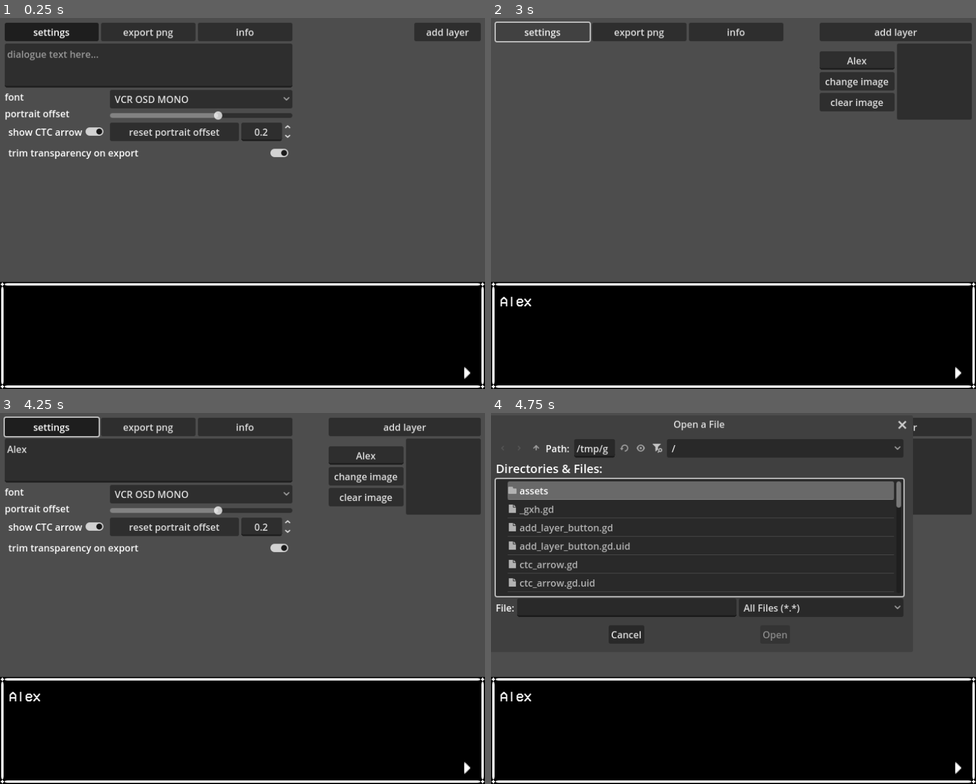
Above: before the commit, frames 1-4 (two rows, left to right).
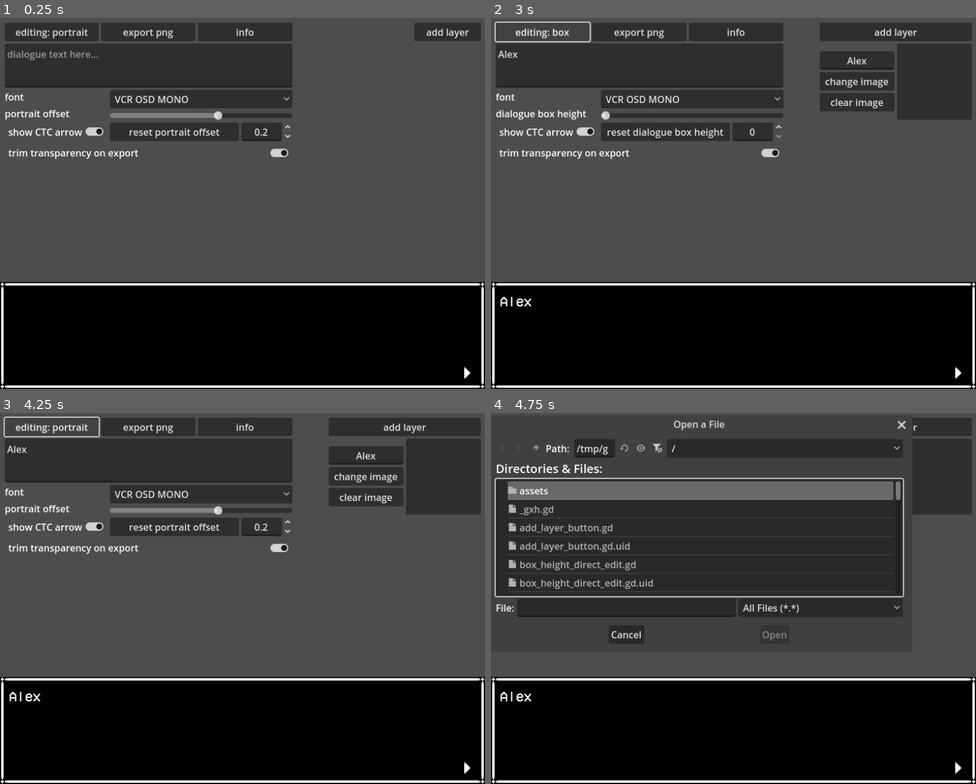
Above: after the commit, the same moments.

Repository: goldstargloww/custom-isat-dialogue-maker
Game: Godot game, scene res://main.tscn
Same seed, same stepped clock (60 frames per second), same inputs: the game is played once before the commit and once after it.
Inputs (mouse positions are in pixels of both pictures, inside the frame that each line leads up to):
- Up to frame 1 (0.25 s): no input
- Up to frame 2 (3 s): click (641, 66) at 0.52 s; type "Alex" at 0.6 s; click "add layer" at 1.25 s; click (854, 58) at 2.02 s; type "Alex" at 2.1 s; click (544, 32) at 2.75 s, where only the run after the commit has a clickable "editing: portrait"
- Up to frame 3 (4.25 s): click (53, 427) at 3.5 s, where only the run after the commit has a clickable "editing: box"
- Up to frame 4 (4.75 s): click "change image" at 4.25 s

The runs differ from the first frame. In frame 1, 0.2% of the frame differs, in the area x 3-19%, y 2-6%; in frame 2, 12%, in the area x 1-61%, y 2-38%; in frame 3, 0.9%; in frame 4, 1.0%.

Commit message:
dialogue box height slider

Diff:
--- /dev/null
+++ b/box_height_direct_edit.gd
@@ -0,0 +1,17 @@
+extends SpinBox
+
+
+func _ready():
+	pass
+
+
+func _process(_delta):
+	pass
+
+
+func _on_box_height_slider_value_changed(new_value):
+	value = new_value
+
+
+func _on_reset_box_height_button_pressed():
+	value = 0
--- /dev/null
+++ b/box_height_label.gd
@@ -0,0 +1,16 @@
+extends Label
+
+
+func _ready():
+	pass
+
+
+func _process(_delta):
+	pass
+
+
+func _on_mode_button_pressed():
+	if visible:
+		hide()
+	else:
+		show()
--- /dev/null
+++ b/box_height_slider.gd
@@ -0,0 +1,24 @@
+extends HSlider
+
+
+func _ready():
+	pass
+
+
+func _process(_delta):
+	pass
+
+
+func _on_box_height_direct_edit_value_changed(new_value):
+	value = new_value
+
+
+func _on_reset_box_height_button_pressed():
+	value = 0
+
+
+func _on_mode_button_pressed():
+	if visible:
+		hide()
+	else:
+		show()
--- /dev/null
+++ b/box_height_slider_details.gd
@@ -0,0 +1,16 @@
+extends HBoxContainer
+
+
+func _ready():
+	pass
+
+
+func _process(_delta):
+	pass
+
+
+func _on_mode_button_pressed():
+	if visible:
+		hide()
+	else:
+		show()
--- a/ctc_arrow.gd
+++ b/ctc_arrow.gd
@@ -14,3 +14,7 @@
 		show()
 	else:
 		hide()
+
+
+func _on_box_height_slider_value_changed(value):
+	position.y = 153 - value
--- /dev/null
+++ b/dialogue_box.gd
@@ -0,0 +1,13 @@
+extends NinePatchRect
+
+
+func _ready():
+	pass
+
+
+func _process(_delta):
+	pass
+
+
+func _on_box_height_slider_value_changed(value):
+	size.y = 180 - value
--- a/dialogue_text.gd
+++ b/dialogue_text.gd
@@ -60,3 +60,8 @@
 		add_theme_font_override("italics_font", crt)
 		add_theme_font_override("bold_font", crt)
 		add_theme_font_override("bold_italics_font", crt)
+
+
+
+func _on_box_height_slider_value_changed(value):
+	size.y = 142 - value
--- a/main.tscn
+++ b/main.tscn
@@ -6,13 +6,21 @@
 [ext_resource type="Script" uid="uid://df0lqq22oaloi" path="res://portrait.gd" id="3_1bvp3"]
 [ext_resource type="FontFile" uid="uid://dkn0hdw2ht4pa" path="res://assets/VCR_OSD_MONO.ttf" id="3_7mycd"]
 [ext_resource type="Script" uid="uid://wbi8vhbcua7b" path="res://ctc_arrow.gd" id="3_272bh"]
+[ext_resource type="Script" uid="uid://cpqtb0708mq6f" path="res://dialogue_box.gd" id="3_getpj"]
 [ext_resource type="Script" uid="uid://75wqarapnjr3" path="res://add_layer_button.gd" id="3_h2yge"]
 [ext_resource type="Script" uid="uid://wsmuyef3rt3r" path="res://dialogue_text.gd" id="3_lquwl"]
 [ext_resource type="Script" uid="uid://6jb5airgylga" path="res://in_settings_v_box.gd" id="8_5vw27"]
+[ext_resource type="Script" uid="uid://c5vjice3a8eai" path="res://mode_button.gd" id="9_2cqfq"]
 [ext_resource type="Script" uid="uid://prbdseeevms1" path="res://offset_slider.gd" id="9_kek77"]
 [ext_resource type="Script" uid="uid://veiaxuieqtvu" path="res://offset_direct_edit.gd" id="10_4c57u"]
+[ext_resource type="Script" uid="uid://n0p32kte0umw" path="res://offset_label.gd" id="10_vivmo"]
 [ext_resource type="Script" uid="uid://dhj67xuc1uo8y" path="res://export_png_dialog.gd" id="11_efxa6"]
+[ext_resource type="Script" uid="uid://c44aavrqimbqp" path="res://offset_slider_details.gd" id="11_w48qg"]
+[ext_resource type="Script" uid="uid://5c52rjeqmoap" path="res://box_height_label.gd" id="12_82xsv"]
 [ext_resource type="Script" uid="uid://c4x40n4q74v56" path="res://popup_panel.gd" id="13_ycdy4"]
+[ext_resource type="Script" uid="uid://bywfoxyhfjhfx" path="res://box_height_slider.gd" id="15_yaehf"]
+[ext_resource type="Script" uid="uid://g1je33tyqfpe" path="res://box_height_direct_edit.gd" id="16_074og"]
+[ext_resource type="Script" uid="uid://5jrrqnrya0du" path="res://box_height_slider_details.gd" id="16_cegan"]
 
 [sub_resource type="AtlasTexture" id="AtlasTexture_1bvp3"]
 atlas = ExtResource("2_h2yge")
@@ -76,13 +84,12 @@
 [node name="Camera2D" type="Camera2D" parent="SubViewportContainer/SubViewport"]
 anchor_mode = 0
 
-[node name="NinePatchRect" type="NinePatchRect" parent="SubViewportContainer/SubViewport"]
-custom_minimum_size = Vector2(816, 180)
+[node name="DialogueBox" type="NinePatchRect" parent="SubViewportContainer/SubViewport"]
 anchors_preset = 12
 anchor_top = 1.0
 anchor_right = 1.0
 anchor_bottom = 1.0
-offset_top = -26.0
+offset_top = -180.0
 grow_horizontal = 2
 grow_vertical = 0
 texture = ExtResource("1_0xm2m")
@@ -90,13 +97,14 @@
 patch_margin_top = 13
 patch_margin_right = 13
 patch_margin_bottom = 13
-
-[node name="CTCArrow" type="AnimatedSprite2D" parent="SubViewportContainer/SubViewport/NinePatchRect"]
+script = ExtResource("3_getpj")
+
+[node name="CTCArrow" type="AnimatedSprite2D" parent="SubViewportContainer/SubViewport/DialogueBox"]
 position = Vector2(784, 153)
 sprite_frames = SubResource("SpriteFrames_5vw27")
 script = ExtResource("3_272bh")
 
-[node name="DialogueText" type="RichTextLabel" parent="SubViewportContainer/SubViewport/NinePatchRect"]
+[node name="DialogueText" type="RichTextLabel" parent="SubViewportContainer/SubViewport/DialogueBox"]
 z_index = 1
 layout_mode = 0
 offset_left = 15.0
@@ -169,7 +177,14 @@
 [node name="TopButtonsHBox" type="HBoxContainer" parent="SettingsMarginContainer/SettingsVBox"]
 layout_mode = 2
 
+[node name="ModeButton" type="Button" parent="SettingsMarginContainer/SettingsVBox/TopButtonsHBox"]
+layout_mode = 2
+size_flags_horizontal = 3
+text = "editing: portrait"
+script = ExtResource("9_2cqfq")
+
 [node name="SettingsButton" type="Button" parent="SettingsMarginContainer/SettingsVBox/TopButtonsHBox"]
+visible = false
 layout_mode = 2
 size_flags_horizontal = 3
 toggle_mode = true
@@ -211,9 +226,16 @@
 size_flags_vertical = 6
 text = "font"
 
-[node name="Label" type="Label" parent="SettingsMarginContainer/SettingsVBox/InSettingsVBox/SettingsHBox/SettingsLeft"]
+[node name="OffsetLabel" type="Label" parent="SettingsMarginContainer/SettingsVBox/InSettingsVBox/SettingsHBox/SettingsLeft"]
 layout_mode = 2
 text = "portrait offset"
+script = ExtResource("10_vivmo")
+
+[node name="BoxHeightLabel" type="Label" parent="SettingsMarginContainer/SettingsVBox/InSettingsVBox/SettingsHBox/SettingsLeft"]
+visible = false
+layout_mode = 2
+text = "dialogue box height"
+script = ExtResource("12_82xsv")
 
 [node name="CTCVisibleButton" type="CheckButton" parent="SettingsMarginContainer/SettingsVBox/InSettingsVBox/SettingsHBox/SettingsLeft"]
 layout_mode = 2
@@ -244,6 +266,7 @@
 
 [node name="OffsetSliderDetails" type="HBoxContainer" parent="SettingsMarginContainer/SettingsVBox/InSettingsVBox/SettingsHBox/SettingsRight"]
 layout_mode = 2
+script = ExtResource("11_w48qg")
 
 [node name="ResetOffsetButton" type="Button" parent="SettingsMarginContainer/SettingsVBox/InSettingsVBox/SettingsHBox/SettingsRight/OffsetSliderDetails"]
 layout_mode = 2
@@ -257,6 +280,29 @@
 step = 0.01
 alignment = 1
 script = ExtResource("10_4c57u")
+
+[node name="BoxHeightSlider" type="HSlider" parent="SettingsMarginContainer/SettingsVBox/InSettingsVBox/SettingsHBox/SettingsRight"]
+visible = false
+layout_mode = 2
+max_value = 130.0
+script = ExtResource("15_yaehf")
+
+[node name="BoxHeightSliderDetails" type="HBoxContainer" parent="SettingsMarginContainer/SettingsVBox/InSettingsVBox/SettingsHBox/SettingsRight"]
+visible = false
+layout_mode = 2
+script = ExtResource("16_cegan")
+
+[node name="ResetBoxHeightButton" type="Button" parent="SettingsMarginContainer/SettingsVBox/InSettingsVBox/SettingsHBox/SettingsRight/BoxHeightSliderDetails"]
+layout_mode = 2
+size_flags_horizontal = 3
+text = "reset dialogue box height"
+
+[node name="BoxHeightDirectEdit" type="SpinBox" parent="SettingsMarginContainer/SettingsVBox/InSettingsVBox/SettingsHBox/SettingsRight/BoxHeightSliderDetails"]
+layout_mode = 2
+max_value = 130.0
+rounded = true
+alignment = 1
+script = ExtResource("16_074og")
 
 [node name="CheckButton" type="CheckButton" parent="SettingsMarginContainer/SettingsVBox/InSettingsVBox"]
 layout_mode = 2
@@ -495,19 +541,33 @@
 horizontal_alignment = 1
 vertical_alignment = 1
 
-[connection signal="has_portrait" from="SubViewportContainer/SubViewport/Portrait" to="SubViewportContainer/SubViewport/NinePatchRect/DialogueText" method="_on_portrait_has_portrait"]
+[connection signal="has_portrait" from="SubViewportContainer/SubViewport/Portrait" to="SubViewportContainer/SubViewport/DialogueBox/DialogueText" method="_on_portrait_has_portrait"]
 [connection signal="pressed" from="LayersMarginContainer/ScrollContainer/LayersVBox/AddLayerButton" to="LayersMarginContainer/ScrollContainer/LayersVBox/AddLayerButton" method="_on_pressed"]
+[connection signal="pressed" from="SettingsMarginContainer/SettingsVBox/TopButtonsHBox/ModeButton" to="SettingsMarginContainer/SettingsVBox/InSettingsVBox/SettingsHBox/SettingsLeft/OffsetLabel" method="_on_mode_button_pressed"]
+[connection signal="pressed" from="SettingsMarginContainer/SettingsVBox/TopButtonsHBox/ModeButton" to="SettingsMarginContainer/SettingsVBox/InSettingsVBox/SettingsHBox/SettingsRight/OffsetSlider" method="_on_mode_button_pressed"]
+[connection signal="pressed" from="SettingsMarginContainer/SettingsVBox/TopButtonsHBox/ModeButton" to="SettingsMarginContainer/SettingsVBox/InSettingsVBox/SettingsHBox/SettingsRight/OffsetSliderDetails" method="_on_mode_button_pressed"]
+[connection signal="pressed" from="SettingsMarginContainer/SettingsVBox/TopButtonsHBox/ModeButton" to="SettingsMarginContainer/SettingsVBox/TopButtonsHBox/ModeButton" method="_on_pressed"]
+[connection signal="pressed" from="SettingsMarginContainer/SettingsVBox/TopButtonsHBox/ModeButton" to="SettingsMarginContainer/SettingsVBox/InSettingsVBox/SettingsHBox/SettingsLeft/BoxHeightLabel" method="_on_mode_button_pressed"]
+[connection signal="pressed" from="SettingsMarginContainer/SettingsVBox/TopButtonsHBox/ModeButton" to="SettingsMarginContainer/SettingsVBox/InSettingsVBox/SettingsHBox/SettingsRight/BoxHeightSlider" method="_on_mode_button_pressed"]
+[connection signal="pressed" from="SettingsMarginContainer/SettingsVBox/TopButtonsHBox/ModeButton" to="SettingsMarginContainer/SettingsVBox/InSettingsVBox/SettingsHBox/SettingsRight/BoxHeightSliderDetails" method="_on_mode_button_pressed"]
 [connection signal="toggled" from="SettingsMarginContainer/SettingsVBox/TopButtonsHBox/SettingsButton" to="SettingsMarginContainer/SettingsVBox/InSettingsVBox" method="_on_settings_button_toggled"]
 [connection signal="pressed" from="SettingsMarginContainer/SettingsVBox/TopButtonsHBox/ExportPNGButton" to="ExportPNGDialog" method="_on_export_png_button_pressed"]
 [connection signal="pressed" from="SettingsMarginContainer/SettingsVBox/TopButtonsHBox/InfoButton" to="PopupPanel" method="_on_info_button_pressed"]
-[connection signal="text_changed" from="SettingsMarginContainer/SettingsVBox/InSettingsVBox/TextEdit" to="SubViewportContainer/SubViewport/NinePatchRect/DialogueText" method="_on_text_edit_text_changed"]
-[connection signal="toggled" from="SettingsMarginContainer/SettingsVBox/InSettingsVBox/SettingsHBox/SettingsLeft/CTCVisibleButton" to="SubViewportContainer/SubViewport/NinePatchRect/CTCArrow" method="_on_ctc_visible_button_toggled"]
-[connection signal="item_selected" from="SettingsMarginContainer/SettingsVBox/InSettingsVBox/SettingsHBox/SettingsRight/FontSettingsOption" to="SubViewportContainer/SubViewport/NinePatchRect/DialogueText" method="_on_font_settings_option_item_selected"]
+[connection signal="text_changed" from="SettingsMarginContainer/SettingsVBox/InSettingsVBox/TextEdit" to="SubViewportContainer/SubViewport/DialogueBox/DialogueText" method="_on_text_edit_text_changed"]
+[connection signal="toggled" from="SettingsMarginContainer/SettingsVBox/InSettingsVBox/SettingsHBox/SettingsLeft/CTCVisibleButton" to="SubViewportContainer/SubViewport/DialogueBox/CTCArrow" method="_on_ctc_visible_button_toggled"]
+[connection signal="item_selected" from="SettingsMarginContainer/SettingsVBox/InSettingsVBox/SettingsHBox/SettingsRight/FontSettingsOption" to="SubViewportContainer/SubViewport/DialogueBox/DialogueText" method="_on_font_settings_option_item_selected"]
 [connection signal="value_changed" from="SettingsMarginContainer/SettingsVBox/InSettingsVBox/SettingsHBox/SettingsRight/OffsetSlider" to="SubViewportContainer/SubViewport/Portrait" method="_on_offset_slider_value_changed"]
 [connection signal="value_changed" from="SettingsMarginContainer/SettingsVBox/InSettingsVBox/SettingsHBox/SettingsRight/OffsetSlider" to="SettingsMarginContainer/SettingsVBox/InSettingsVBox/SettingsHBox/SettingsRight/OffsetSliderDetails/OffsetDirectEdit" method="_on_offset_slider_value_changed"]
 [connection signal="pressed" from="SettingsMarginContainer/SettingsVBox/InSettingsVBox/SettingsHBox/SettingsRight/OffsetSliderDetails/ResetOffsetButton" to="SubViewportContainer/SubViewport/Portrait" method="_on_reset_offset_button_pressed"]
 [connection signal="pressed" from="SettingsMarginContainer/SettingsVBox/InSettingsVBox/SettingsHBox/SettingsRight/OffsetSliderDetails/ResetOffsetButton" to="SettingsMarginContainer/SettingsVBox/InSettingsVBox/SettingsHBox/SettingsRight/OffsetSlider" method="_on_reset_offset_button_pressed"]
 [connection signal="pressed" from="SettingsMarginContainer/SettingsVBox/InSettingsVBox/SettingsHBox/SettingsRight/Offse …(196 unchanged characters)…
 [connection signal="value_changed" from="SettingsMarginContainer/SettingsVBox/InSettingsVBox/SettingsHBox/SettingsRight …(182 unchanged characters)…
+[connection signal="value_changed" from="SettingsMarginContainer/SettingsVBox/InSettingsVBox/SettingsHBox/SettingsRight/BoxHeightSlider" to="SubViewportContainer/SubViewport/DialogueBox" method="_on_box_height_slider_value_changed"]
+[connection signal="value_changed" from="SettingsMarginContainer/SettingsVBox/InSettingsVBox/SettingsHBox/SettingsRight/BoxHeightSlider" to="SubViewportContainer/SubViewport/DialogueBox/CTCArrow" method="_on_box_height_slider_value_changed"]
+[connection signal="value_changed" from="SettingsMarginContainer/SettingsVBox/InSettingsVBox/SettingsHBox/SettingsRight/BoxHeightSlider" to="SubViewportContainer/SubViewport/DialogueBox/DialogueText" method="_on_box_height_slider_value_changed"]
+[connection signal="value_changed" from="SettingsMarginContainer/SettingsVBox/InSettingsVBox/SettingsHBox/SettingsRight/BoxHeightSlider" to="SettingsMarginContainer/SettingsVBox/InSettingsVBox/SettingsHBox/SettingsRight/BoxHeightSliderDetails/BoxHeightDirectEdit" method="_on_box_height_slider_value_changed"]
+[connection signal="pressed" from="SettingsMarginContainer/SettingsVBox/InSettingsVBox/SettingsHBox/SettingsRight/BoxHeightSliderDetails/ResetBoxHeightButton" to="SettingsMarginContainer/SettingsVBox/InSettingsVBox/SettingsHBox/SettingsRight/BoxHeightSlider" method="_on_reset_box_height_button_pressed"]
+[connection signal="pressed" from="SettingsMarginContainer/SettingsVBox/InSettingsVBox/SettingsHBox/SettingsRight/BoxHeightSliderDetails/ResetBoxHeightButton" to="SettingsMarginContainer/SettingsVBox/InSettingsVBox/SettingsHBox/SettingsRight/BoxHeightSliderDetails/BoxHeightDirectEdit" method="_on_reset_box_height_button_pressed"]
+[connection signal="value_changed" from="SettingsMarginContainer/SettingsVBox/InSettingsVBox/SettingsHBox/SettingsRight/BoxHeightSliderDetails/BoxHeightDirectEdit" to="SettingsMarginContainer/SettingsVBox/InSettingsVBox/SettingsHBox/SettingsRight/BoxHeightSlider" method="_on_box_height_direct_edit_value_changed"]
 [connection signal="toggled" from="SettingsMarginContainer/SettingsVBox/InSettingsVBox/CheckButton" to="SubViewportContainer/SubViewport" method="_on_check_button_toggled"]
 [connection signal="file_selected" from="ExportPNGDialog" to="SubViewportContainer/SubViewport" method="_on_export_png_dialog_file_selected"]
--- /dev/null
+++ b/mode_button.gd
@@ -0,0 +1,20 @@
+extends Button
+
+var mode = "portrait"
+
+
+func _ready():
+	pass
+
+
+func _process(_delta):
+	pass
+
+
+func _on_pressed():
+	if mode == "portrait":
+		text = "editing: box"
+		mode = "box"
+	elif mode == "box":
+		text = "editing: portrait"
+		mode = "portrait"
--- /dev/null
+++ b/offset_label.gd
@@ -0,0 +1,16 @@
+extends Label
+
+
+func _ready():
+	pass
+
+
+func _process(_delta):
+	pass
+
+
+func _on_mode_button_pressed():
+	if visible:
+		hide()
+	else:
+		show()
--- a/offset_slider.gd
+++ b/offset_slider.gd
@@ -15,3 +15,10 @@
 
 func _on_offset_direct_edit_value_changed(new_value):
 	value = new_value
+
+
+func _on_mode_button_pressed():
+	if visible:
+		hide()
+	else:
+		show()
--- /dev/null
+++ b/offset_slider_details.gd
@@ -0,0 +1,16 @@
+extends HBoxContainer
+
+
+func _ready():
+	pass
+
+
+func _process(_delta):
+	pass
+
+
+func _on_mode_button_pressed():
+	if visible:
+		hide()
+	else:
+		show()
Not shown, added: box_height_direct_edit.gd.uid
Not shown, added: box_height_label.gd.uid
Not shown, added: box_height_slider.gd.uid
Not shown, added: box_height_slider_details.gd.uid
Not shown, added: dialogue_box.gd.uid
Not shown: 1 places in main.tscn that only renumber resources
Not shown, added: mode_button.gd.uid
Not shown, added: offset_label.gd.uid
Not shown, added: offset_slider_details.gd.uid
